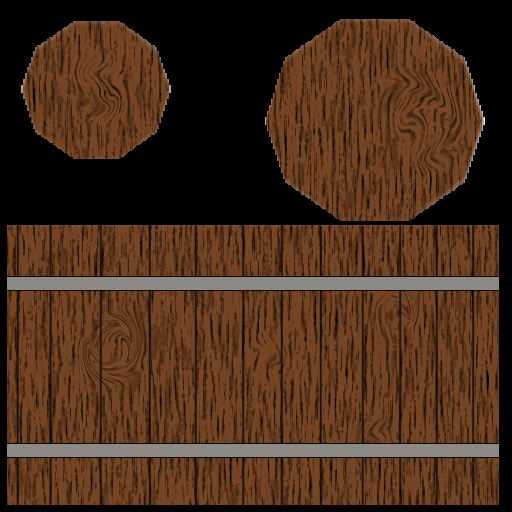
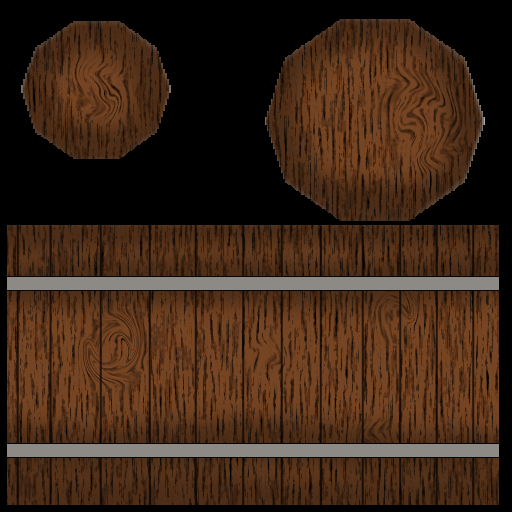
Before/after of a 512x512 layered artwork. What changed in the layer stack:
added layer "Ambient" above "Detail" over [7, 19, 499, 505]
